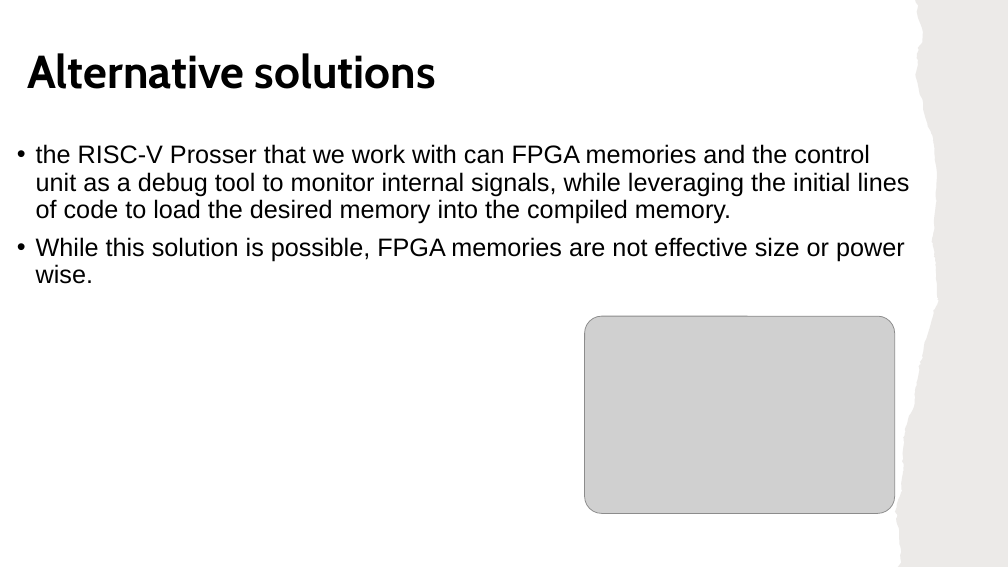
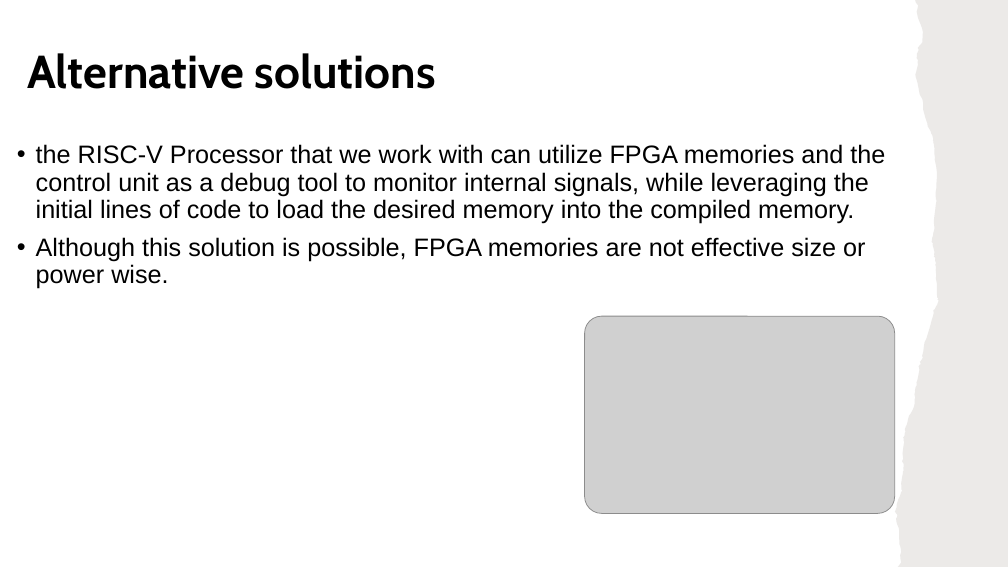
Before and after one commit to muhammad0bi/044169_project_B, a slide deck: slide 5 of Presintaions/Midterm presentation VLSI project 7880.pptx. Drawn at 1008x567 pixels with LibreOffice and Linux fonts; fonts in the diff are those of the drawing; grey boxes stand for pictures. Boxes give left, top, right and bottom in pixels: in the first picture for what was removed or moved away, otherwise in the second. Text is boxed around its words. In the diff, an @@ line names an element or a change of style, - is before the commit and + after.

```diff
--- a/Presintaions/Midterm presentation VLSI project 7880.pptx
+++ b/Presintaions/Midterm presentation VLSI project 7880.pptx
@@ text at [36, 144, 885, 288]: text changed @@
-• the RISC-V Prosser that we work with can FPGA memories and the control unit as a debug tool to monitor internal signals, while leveraging the initial lines of code to load the desired memory into the compiled memory.
-• While this solution is possible, FPGA memories are not effective size or power wise.
+• the RISC-V Processor that we work with can utilize FPGA memories and the control unit as a debug tool to monitor internal signals, while leveraging the initial lines of code to load the desired memory into the compiled memory.
+• Although this solution is possible, FPGA memories are not effective size or power wise.
```
Also in this commit, not shown: 1 other slide changed.
